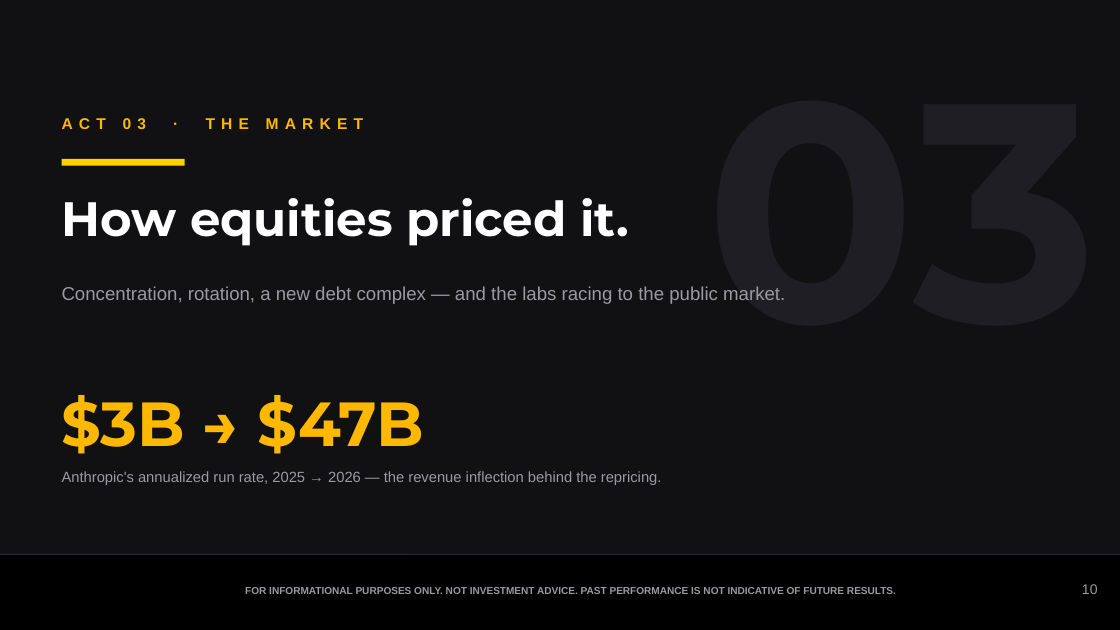
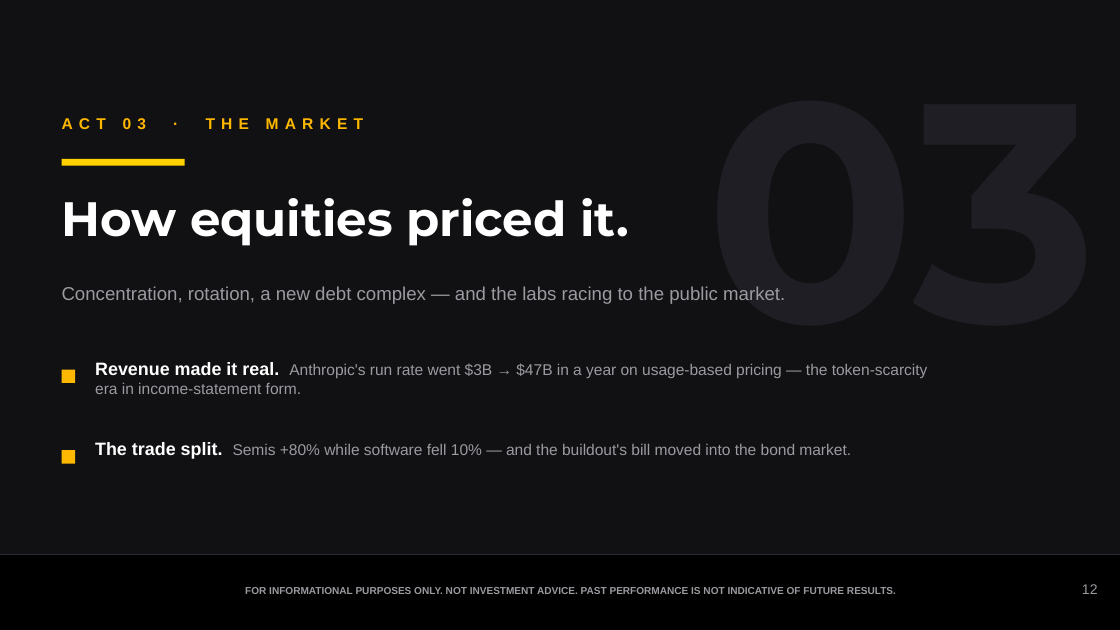
Before and after one commit to samuelcmcclellan-cell/ai-markets-deck, a slide deck: slide 12 of ai-markets-deck.pptx (slide 10 before the commit). Drawn at 1120x630 pixels with LibreOffice and Linux fonts; fonts in the diff are those of the drawing. Boxes give left, top, right and bottom in pixels: in the first picture for what was removed or moved away, otherwise in the second. Text is boxed around its words. In the diff, an @@ line names an element or a change of style, - is before the commit and + after.

```diff
--- a/ai-markets-deck.pptx
+++ b/ai-markets-deck.pptx
@@ rectangle added at (62,370,75,383), fill #FFB800 @@
@@ text added at (95,362,928,394), 10 pt, text #9A9AA0 @@
+Revenue made it real. Anthropic's run rate went $3B → $47B in a year on usage-based pricing — the token-scarcity era in income-statement form.
@@ text removed at (62,395,424,454) @@
-$3B → $47B
@@ text added at (95,442,851,459), 10 pt, text #9A9AA0 @@
+The trade split. Semis +80% while software fell 10% — and the buildout's bill moved into the bond market.
@@ text removed at (62,471,662,485) @@
-Anthropic's annualized run rate, 2025 → 2026 — the revenue inflection behind the repricing.
@@ rectangle added at (62,450,75,464), fill #FFB800 @@
@@ text at (1082,584,1098,594): text changed @@
-10
+12
```
Also in this commit, not shown: 17 other slides changed, 7 slides added, 2 slides removed, 33 other files.
